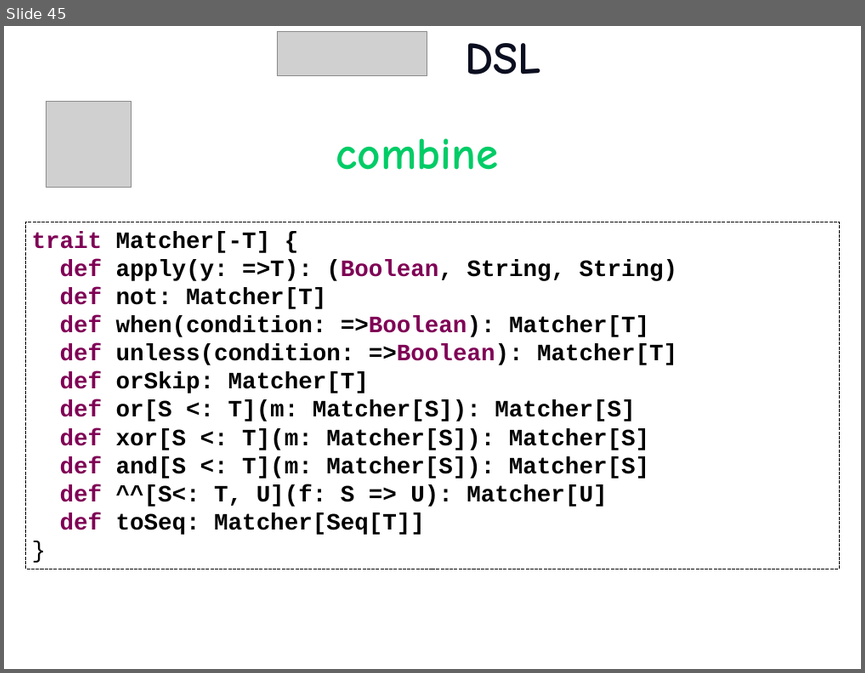
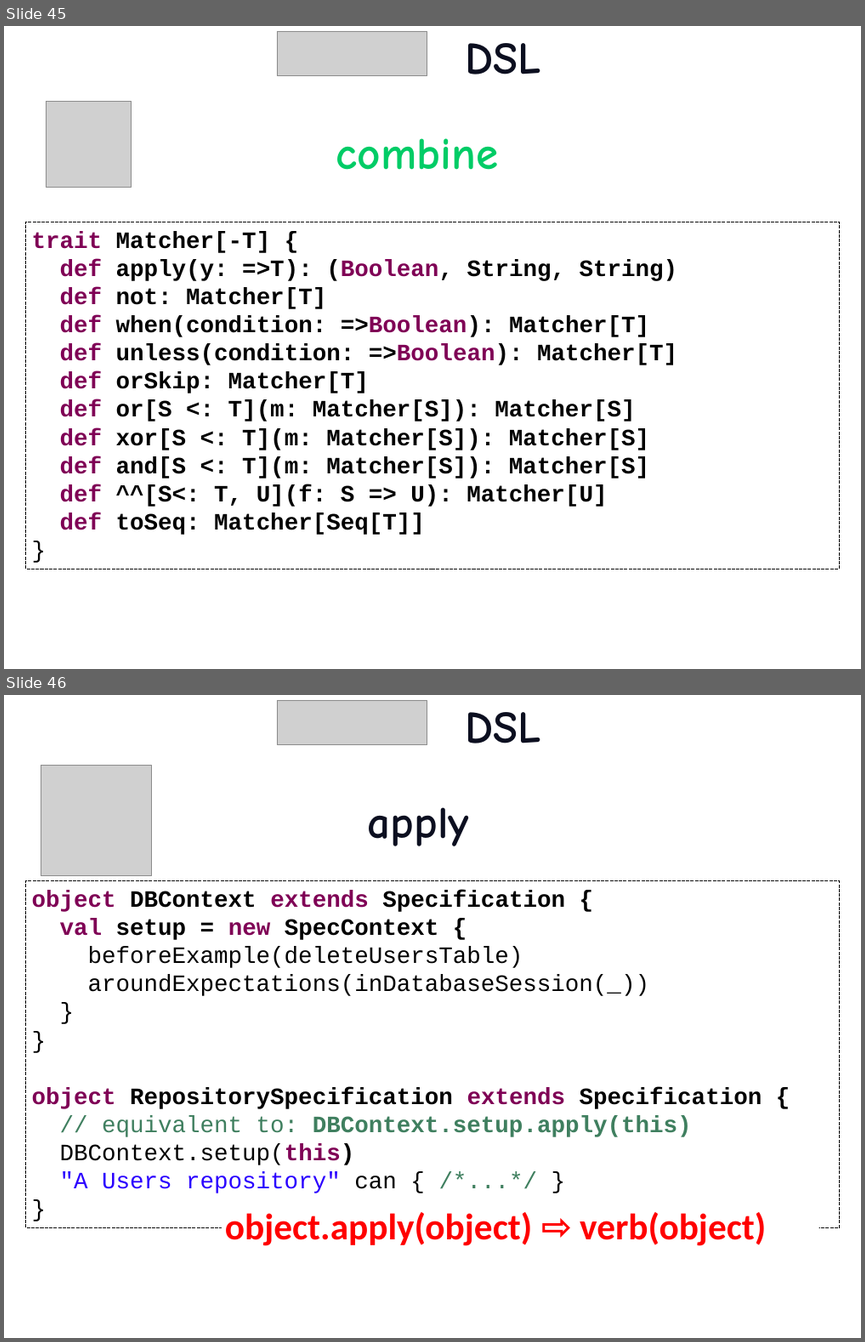
Before and after one commit to etorreborre/oscon-2010, a slide deck: src/main/resources/oscon_2010_specs.pptx. Shown one above the other, each under a label of ours: slide 45 before the commit, slides 45 and 46 after it. The pictures are 865x673 and 865x1342 pixels, drawn with LibreOffice and Linux fonts; fonts in the diff are those of the drawing; grey boxes stand for pictures; background and template pictures are left out. Boxes give left, top, right and bottom in pixels: in the first picture for what was removed or moved away, otherwise in the second. Text is boxed around its words. In the diff, an @@ line names an element or a change of style, - is before the commit and + after.

Commit message:
added slides for apply and implicit parameters

```diff
--- a/src/main/resources/oscon_2010_specs.pptx
+++ b/src/main/resources/oscon_2010_specs.pptx
@@ slide 46 added at (4, 695, 861, 1338), background picture (left out) @@
@@ picture added at (277, 700, 427, 744) @@
@@ title added at (466, 712, 541, 743), 54 pt, text #0C0F20, bold @@
+DSL
@@ picture added at (41, 766, 151, 876) @@
@@ text added at (368, 807, 469, 846), 54 pt, text #0C0F20, bold @@
+apply
@@ rectangle added at (26, 880, 839, 1228), outline #000000 0.75 pt dashed, 28 pt, text #000000, bold @@
+object DBContext extends Specification {
+val setup = new SpecContext {
+beforeExample(deleteUsersTable)
+aroundExpectations(inDatabaseSession(_))
+}
+}
+object RepositorySpecification extends Specification {
+// equivalent to: DBContext.setup.apply(this)
+DBContext.setup(this)
+"A Users repository" can { /*...*/ }
+}
@@ text added at (225, 1212, 766, 1246), 44 pt, text #FF0000, bold @@
+object.apply(object) ⇨ verb(object)
```
Also in this commit, not shown: 1 slide changed, 1 other slide added, 4 other files.
